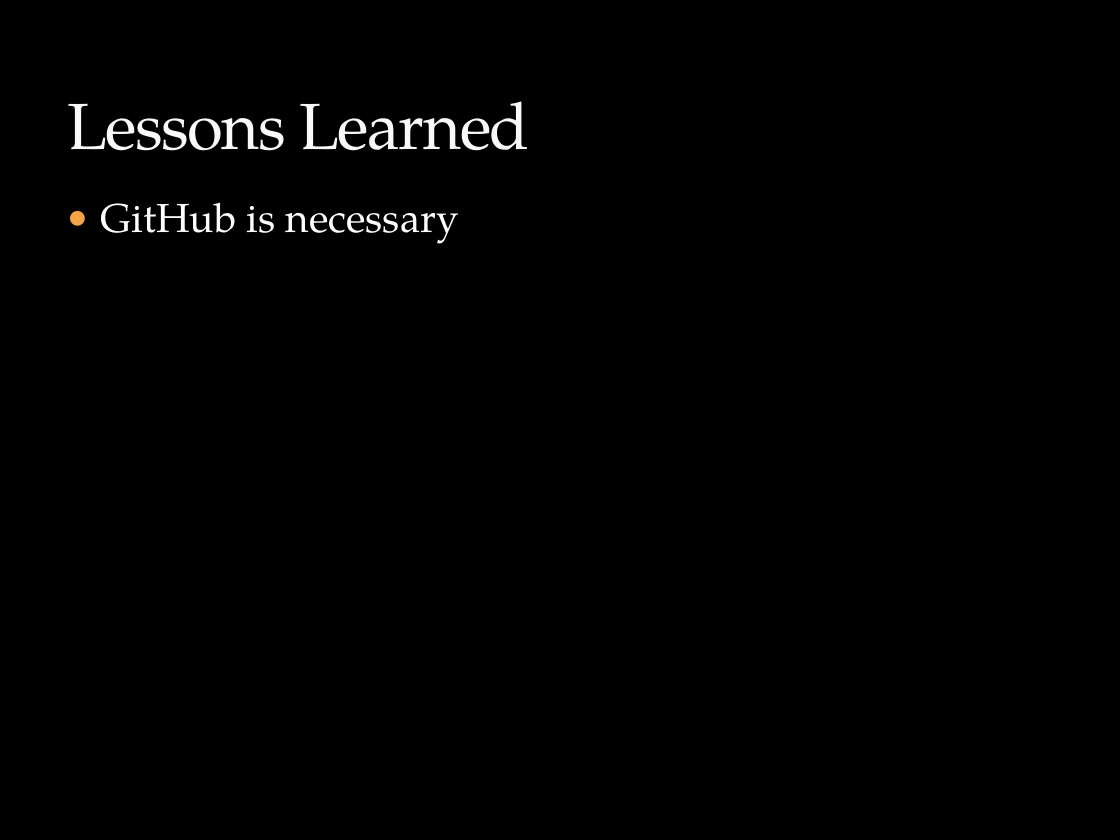
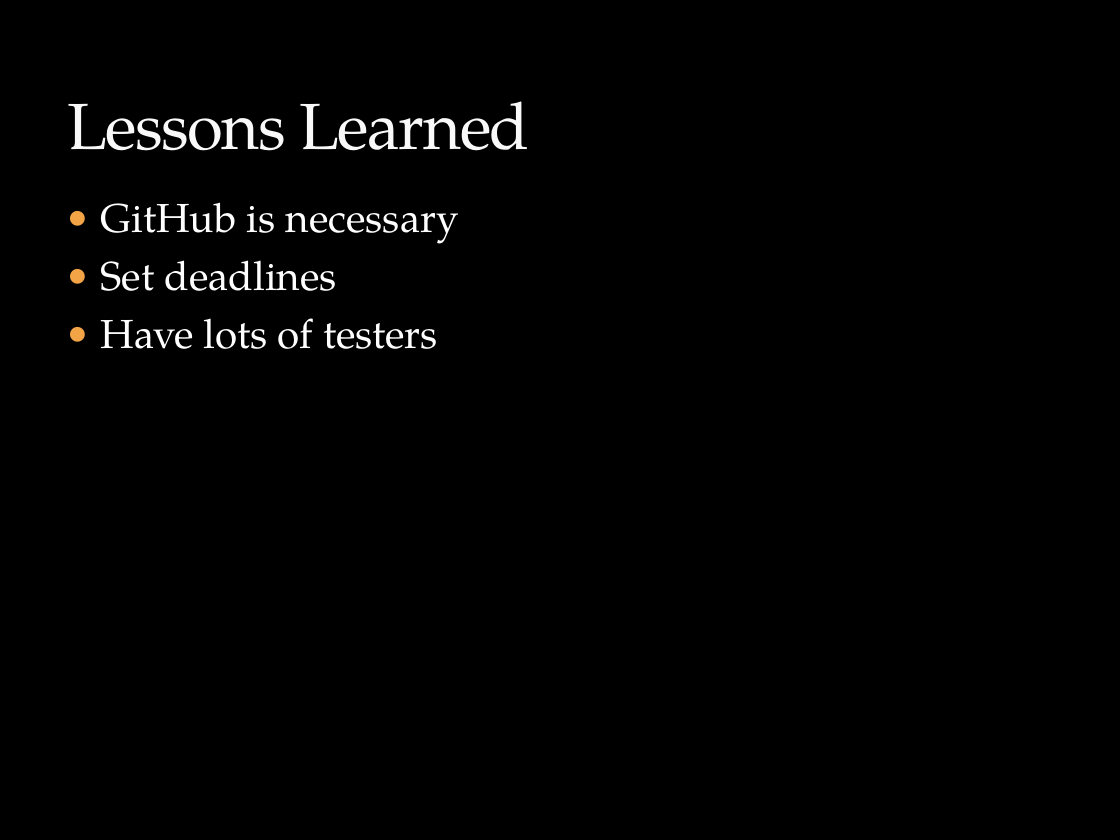
Before and after one commit to dwinings/Grow, a slide deck: slide 7 of CS325 Final Presentation Outline.pptx. Drawn at 1120x840 pixels with LibreOffice and Linux fonts; fonts in the diff are those of the drawing; background and template pictures are left out. Boxes give left, top, right and bottom in pixels: in the first picture for what was removed or moved away, otherwise in the second. Text is boxed around its words. In the diff, an @@ line names an element or a change of style, - is before the commit and + after.

Commit message:
Updated

```diff
--- a/CS325 Final Presentation Outline.pptx
+++ b/CS325 Final Presentation Outline.pptx
@@ text at bbox=[101, 260, 438, 349]: paragraphs added @@
+● Set deadlines
+● Have lots of testers
```
Also in this commit, not shown: 1 other slide changed.
